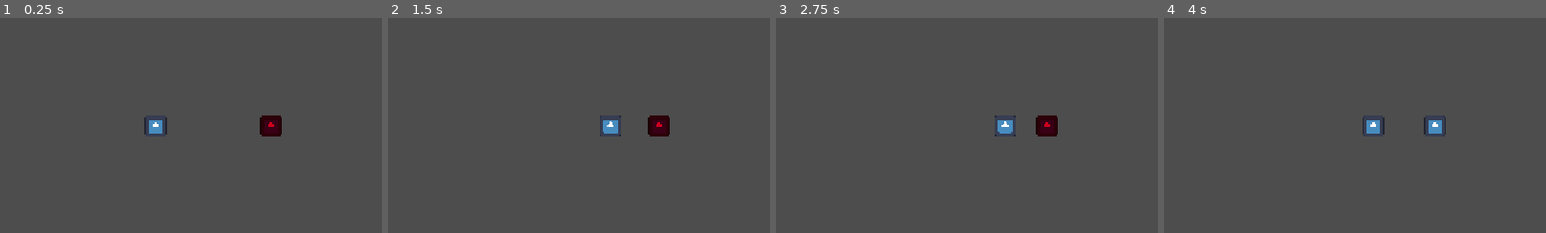
Above: before the commit, frames 1-4 (left to right).
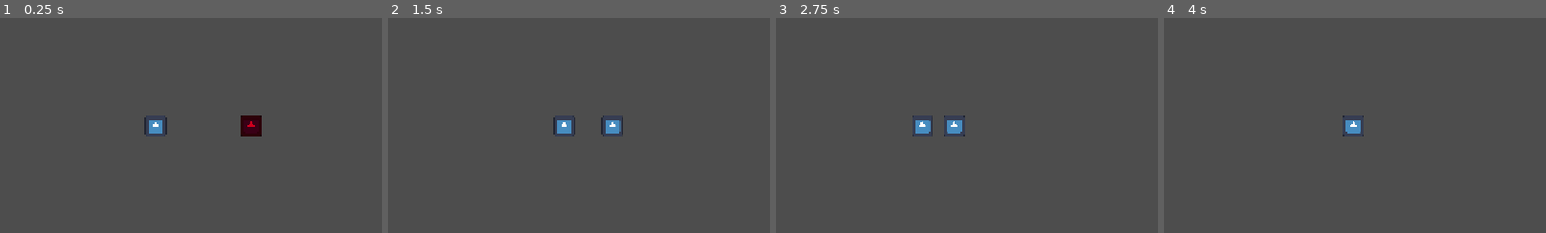
Above: after the commit, the same moments.

Repository: shanwinder/lastblade
Game: Godot game, scene res://scenes/main/Main.tscn
Same seed, same stepped clock (60 frames per second), same inputs: the game is played once before the commit and once after it. The engine's default icon, where the game draws it, is replaced by a stand-in: a white triangle on a blue panel in a dark square.
Inputs:
- Up to frame 1 (0.25 s): no input
- Up to frame 2 (1.5 s): hold Right (ui_right) 0.53-1.28 s; tap J (attack) at 0.6, 1.35 s; hold Left (ui_left) from 1.28 s (still down)
- Up to frame 3 (2.75 s): release Left (ui_left) at 2.03 s; hold Right (ui_right) from 2.03 s (still down); tap J (attack) at 2.1 s
- Up to frame 4 (4 s): tap J (attack) at 2.85, 3.6 s; release Right (ui_right) at 3.53 s; hold Left (ui_left) from 3.53 s (still down)
The pictures show only the part of the screen within x 30-80%, y 25-75%; the shares and areas given below are measured in that part.

The runs differ from the first frame. In frame 1, 1.0% of the frame differs, in the area x 63-74%, y 45-56%; in frame 2, 1.1%; in frame 3, 1.3%, in the area x 35-74%, y 45-56%; in frame 4, 0.8%.

Commit message:
Add enemy movement and player tracking
Enable EnemyDummy to chase the Player on the X axis. Adds exported move_speed and stop_distance, caches the Player node in _ready, and implements _physics_process to move towards the player until within stop_distance (stopping vertical motion and calling move_and_slide). Also flips the sprite based on movement direction; existing HP and take_damage logic remains unchanged.

Diff:
--- a/last-blade-trial/EnemyDummy.gd
+++ b/last-blade-trial/EnemyDummy.gd
@@ -1,15 +1,38 @@
 extends CharacterBody2D
 
 @export var max_hp: int = 30
+@export var move_speed: float = 120.0
+@export var stop_distance: float = 90.0
 
 var current_hp: int
+var player: CharacterBody2D
 
 @onready var sprite_2d: Sprite2D = $Sprite2D
 
 
 func _ready() -> void:
 	current_hp = max_hp
+	player = get_parent().get_node("Player")
 	print("Enemy ready. HP =", current_hp)
+
+
+func _physics_process(delta: float) -> void:
+	if not is_instance_valid(player):
+		return
+
+	var distance_to_player: float = player.global_position.x - global_position.x
+
+	if abs(distance_to_player) > stop_distance:
+		velocity.x = sign(distance_to_player) * move_speed
+	else:
+		velocity.x = 0
+
+	velocity.y = 0
+
+	move_and_slide()
+
+	if velocity.x != 0:
+		sprite_2d.flip_h = velocity.x < 0
 
 
 func take_damage(amount: int) -> void:
